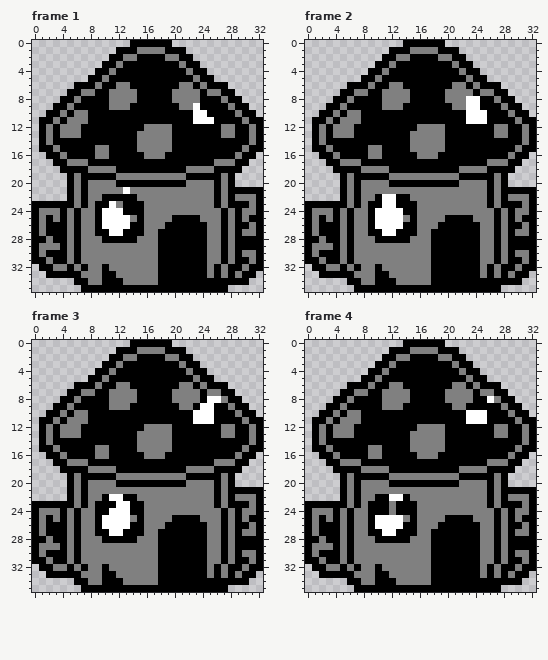
Two states of a pixel-art file, world/level1/houses/mushroom_house0.ase. The first picture shows the starting point.
33x36 pixels, 4 frames. Shown: frame 1, frame 2, frame 3, frame 4. The commit also changed other frames, which this record leaves out.
The same view after the edit:
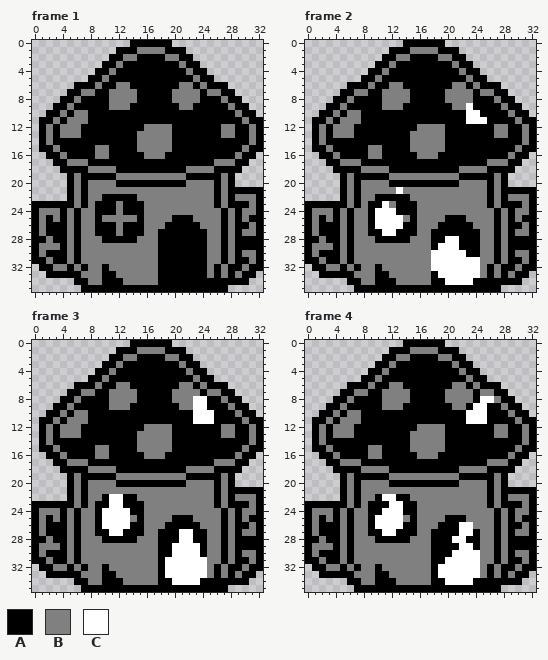
Palette (. is transparent): A #000000  B #808080  C #ffffff
What changed:
--- frame 1, layers "fire", "sprite"
@@ x 21..27 @@
  8 BBBAAAB
- 9 BBCAAAA
-10 AACCAAA
-11 AACCCAA
+ 9 BBAAAAA
+10 AAAAAAA
+11 AAAAAAA
 12 AAAAAAB
@@ x 8..26 @@
 20 BBBBAAAAAAAAAABBBBA
-21 BBBBBCBBBBBBBBBBBBA
+21 BBBBBBBBBBBBBBBBBBA
 22 BBAAAAABBBBBBBBBBBA
-23 BAACBAAABBBBBBBBBBA
-24 BACCCAAABBBBBBBBBBB
-25 BACCCCBABBBBAAAABBB
-26 BACCCCAABBBAAAAAABB
-27 BAACCAAABBAAAAAAABB
+23 BAAABAAABBBBBBBBBBA
+24 BAAABAAABBBBBBBBBBB
+25 BABBBBBABBBBAAABBBB
+26 BAAABAAABBBAAAAABBB
+27 BAAABAAABBAAAAAAABB
 28 BBAAAAABBBAAAAAAABB
--- frame 2, layers "fire", "sprite"
@@ x 21..27 @@
  7 BBBABBA
- 8 BBCCAAB
- 9 BBCCAAA
-10 AACCCAA
+ 8 BBBAAAB
+ 9 BBCAAAA
+10 AACCAAA
 11 AACCCAA
@@ x 9..26 @@
 20 BBBAAAAAAAAAABBBBA
-21 BBBBBBBBBBBBBBBBBA
-22 BACCAABBBBBBBBBBBA
-23 AACCAAABBBBBBBBBBA
-24 ACCCCAABBBBBBBBBBB
-25 ACCCCBABBBBAAAABBB
-26 ACCCCAABBBAAAAAABB
+21 BBBBCBBBBBBBBBBBBA
+22 BAAAAABBBBBBBBBBBA
+23 AACBAAABBBBBBBBBBA
+24 ACCCAAABBBBBBBBBBB
+25 ACCCCBABBBBAAABBBB
+26 ACCCCAABBBAAAAABBB
 27 AACCAAABBAAAAAAABB
-28 BAAAAABBBAAAAAAABB
-29 BBBBBBBBBAAAAAAABB
-30 BBBBBBBBBAAAAAAABB
-31 BBBBBBBBBAAAAAAABB
-32 BABBBBBBBAAAAAAABA
-33 BAABBBBBBAAAAAAABA
-34 BAAABBBBBAAAAAAAAA
+28 BAAAAABBBAACCAAABB
+29 BBBBBBBBBACCCAAABB
+30 BBBBBBBBBCCCCCAABB
+31 BBBBBBBBBCCCCCCCBB
+32 BABBBBBBBCCCCCCCBA
+33 BAABBBBBBACCCCCCBA
+34 BAAABBBBBAACCCCAAA
 35 AAAAAAAAAAAAAAAAAA
--- frame 3, layers "fire", "sprite"
@@ x 21..28 @@
  7 BBBABBAA
- 8 BBBACCBA
- 9 BBACCAAB
+ 8 BBCCAABA
+ 9 BBCCAAAB
 10 AACCCAAA
@@ x 8..26 @@
 22 BBACCAABBBBBBBBBBBA
-23 BAAACCAABBBBBBBBBBA
-24 BAACCCAABBBBBBBBBBB
-25 BACCCCBABBBBAAAABBB
-26 BACCCCAABBBAAAAAABB
-27 BAACCAAABBAAAAAAABB
-28 BBAAAAABBBAAAAAAABB
-29 BBBBBBBBBBAAAAAAABB
-30 BBBBBBBBBBAAAAAAABB
-31 BBBBBBBBBBAAAAAAABB
-32 BBABBBBBBBAAAAAAABA
-33 BBAABBBBBBAAAAAAABA
-34 BBAAABBBBBAAAAAAAAA
+23 BAACCAAABBBBBBBBBBA
+24 BACCCCAABBBBBBBBBBB
+25 BACCCCBABBBBAAABBBB
+26 BACCCCAABBBAAAAABBB
+27 BAACCAAABBAAACCAABB
+28 BBAAAAABBBAAACCAABB
+29 BBBBBBBBBBAACCCCABB
+30 BBBBBBBBBBAACCCCABB
+31 BBBBBBBBBBACCCCCCBB
+32 BBABBBBBBBACCCCCCBA
+33 BBAABBBBBBACCCCCCBA
+34 BBAAABBBBBAACCCCAAA
 35 AAAAAAAAAAAAAAAAAAA
--- frame 4, layers "fire", "sprite"
@@ x 22..27 @@
  7 BBABBA
- 8 BBAACB
- 9 BAAAAA
+ 8 BBACCB
+ 9 BACCAA
 10 ACCCAA
@@ x 9..26 @@
 21 BBBBBBBBBBBBBBBBBA
-22 BAACCABBBBBBBBBBBA
-23 AAABAAABBBBBBBBBBA
-24 AAABAAABBBBBBBBBBB
-25 ACCCCBABBBBAAAABBB
-26 ACCCCAABBBAAAAAABB
-27 AACCAAABBAAAAAAABB
-28 BAAAAABBBAAAAAAABB
-29 BBBBBBBBBAAAAAAABB
-30 BBBBBBBBBAAAAAAABB
-31 BBBBBBBBBAAAAAAABB
-32 BABBBBBBBAAAAAAABA
-33 BAABBBBBBAAAAAAABA
-34 BAAABBBBBAAAAAAAAA
+22 BACCAABBBBBBBBBBBA
+23 AAACCAABBBBBBBBBBA
+24 AACCCAABBBBBBBBBBB
+25 ACCCCBABBBBAAABBBB
+26 ACCCCAABBBAAACCBBB
+27 AACCAAABBAAAACCABB
+28 BAAAAABBBAAACCAABB
+29 BBBBBBBBBAAAACCABB
+30 BBBBBBBBBAAACCCCBB
+31 BBBBBBBBBAACCCCCBB
+32 BABBBBBBBACCCCCCBA
+33 BAABBBBBBACCCCCCBA
+34 BAAABBBBBAACCCCAAA
 35 AAAAAAAAAAAAAAAAAA
